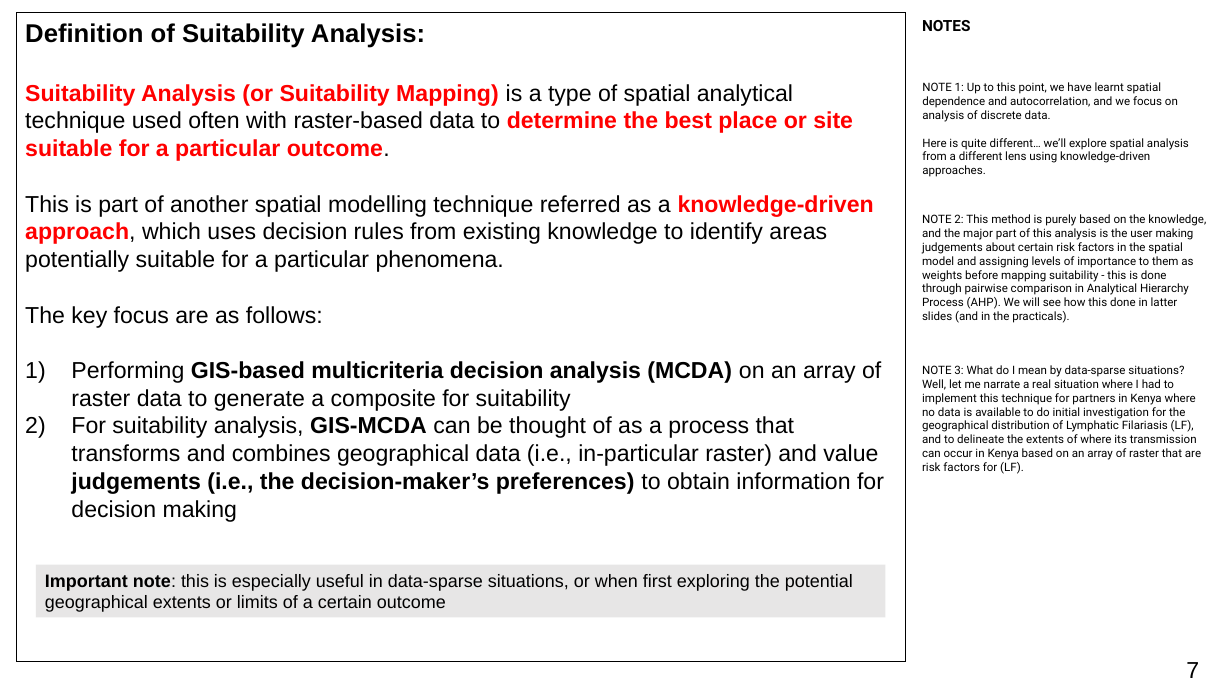
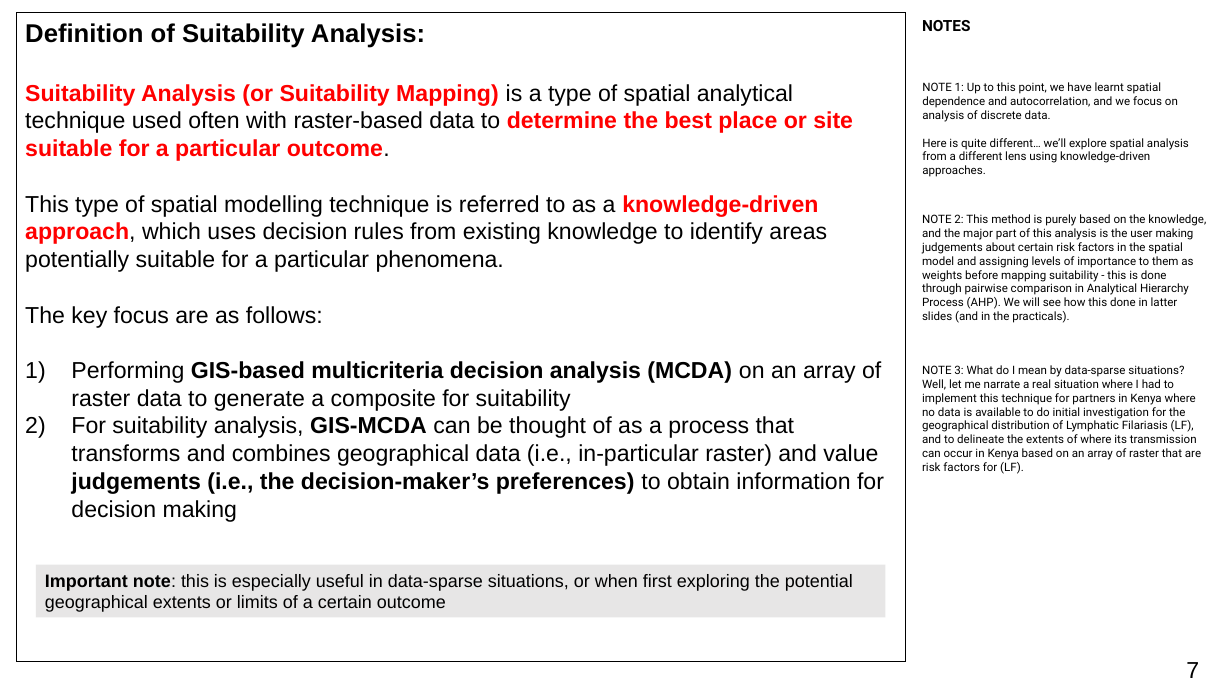
Before and after one commit to UCLPG-MSC-SGDS/GEOG0114, a slide deck: slide 7 of Lecture_notes_powerpoint/Week 4 Lecture Notes - Analytical Hierarchy Process.pptx. Drawn at 1232x693 pixels with LibreOffice and Linux fonts; fonts in the diff are those of the drawing. Boxes give left, top, right and bottom in pixels: in the first picture for what was removed or moved away, otherwise in the second. Text is boxed around its words. In the diff, an @@ line names an element or a change of style, - is before the commit and + after.

```diff
--- a/Lecture_notes_powerpoint/Week 4 Lecture Notes - Analytical Hierarchy Process.pptx
+++ b/Lecture_notes_powerpoint/Week 4 Lecture Notes - Analytical Hierarchy Process.pptx
@@ text at <box>25,195,827,272</box>: text changed @@
-This is part of another spatial modelling technique referred as a knowledge-driven approach, which uses decision rules from existing knowledge to identify areas potentially suitable for a particular phenomena.
+This type of spatial modelling technique is referred to as a knowledge-driven approach, which uses decision rules from existing knowledge to identify areas potentially suitable for a particular phenomena.
```
Also in this commit, not shown: 3 other slides changed, 3 other files.
